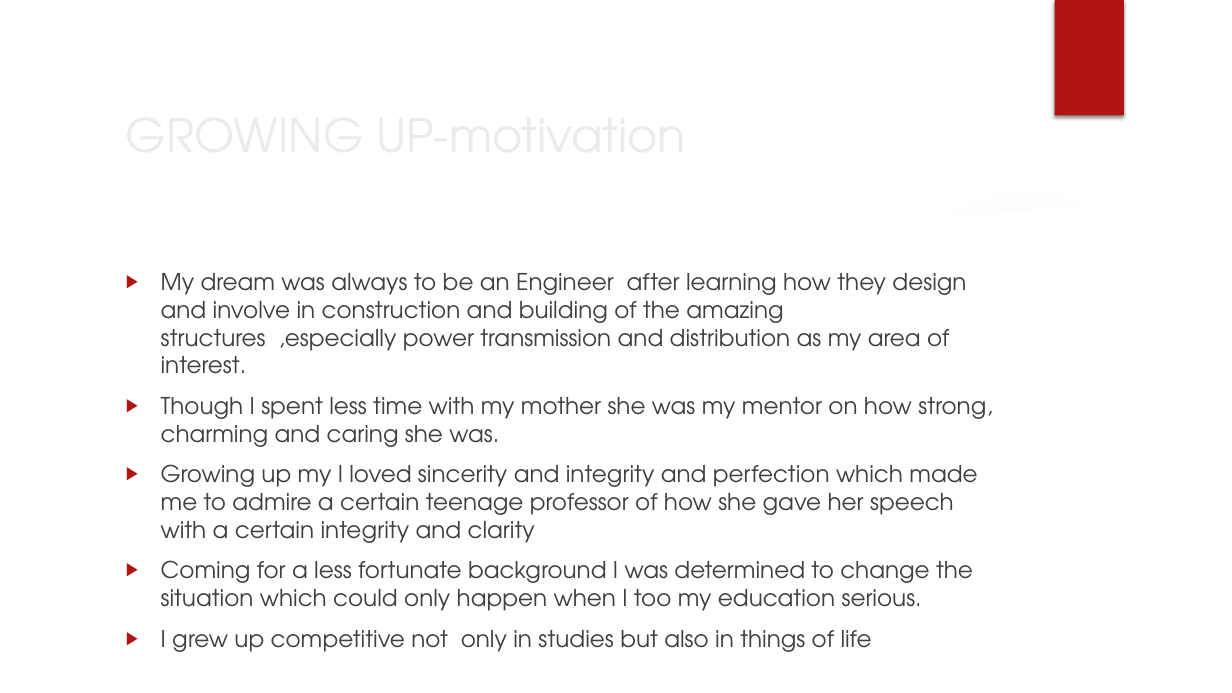
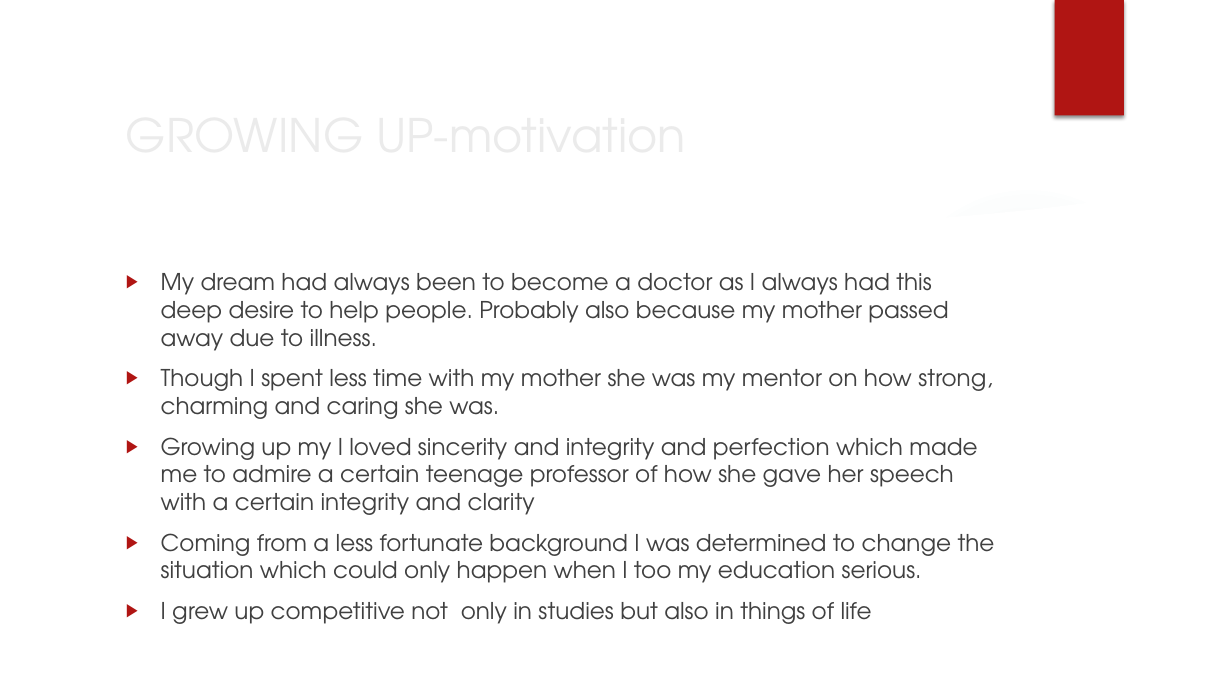
Before and after one commit to emmanakitare/capstone-portfolio, a slide deck: slide 7 of Nakitare_capstone_project/(3) powerpoint presentation autobiography.pptx. Drawn at 1232x693 pixels with LibreOffice and Linux fonts; fonts in the diff are those of the drawing; background and template pictures are left out. Boxes give left, top, right and bottom in pixels: in the first picture for what was removed or moved away, otherwise in the second. Text is boxed around its words. In the diff, an @@ line names an element or a change of style, - is before the commit and + after.

```diff
--- a/Nakitare_capstone_project/(3) powerpoint presentation autobiography.pptx
+++ b/Nakitare_capstone_project/(3) powerpoint presentation autobiography.pptx
@@ text at [161,273,948,351]: text changed @@
-▶ My dream was always to be an Engineer after learning how they design and involve in construction and building of the amazing structures ,especially power transmission and distribution as my area of interest.
+▶ My dream had always been to become a doctor as I always had this deep desire to help people. Probably also because my mother passed away due to illness.
@@ text at [161,533,995,583]: text changed @@
-▶ Coming for a less fortunate background I was determined to change the situation which could only happen when I too my education serious.
+▶ Coming from a less fortunate background I was determined to change the situation which could only happen when I too my education serious.
```
Also in this commit, not shown: 7 other slides changed, 10 other files.
